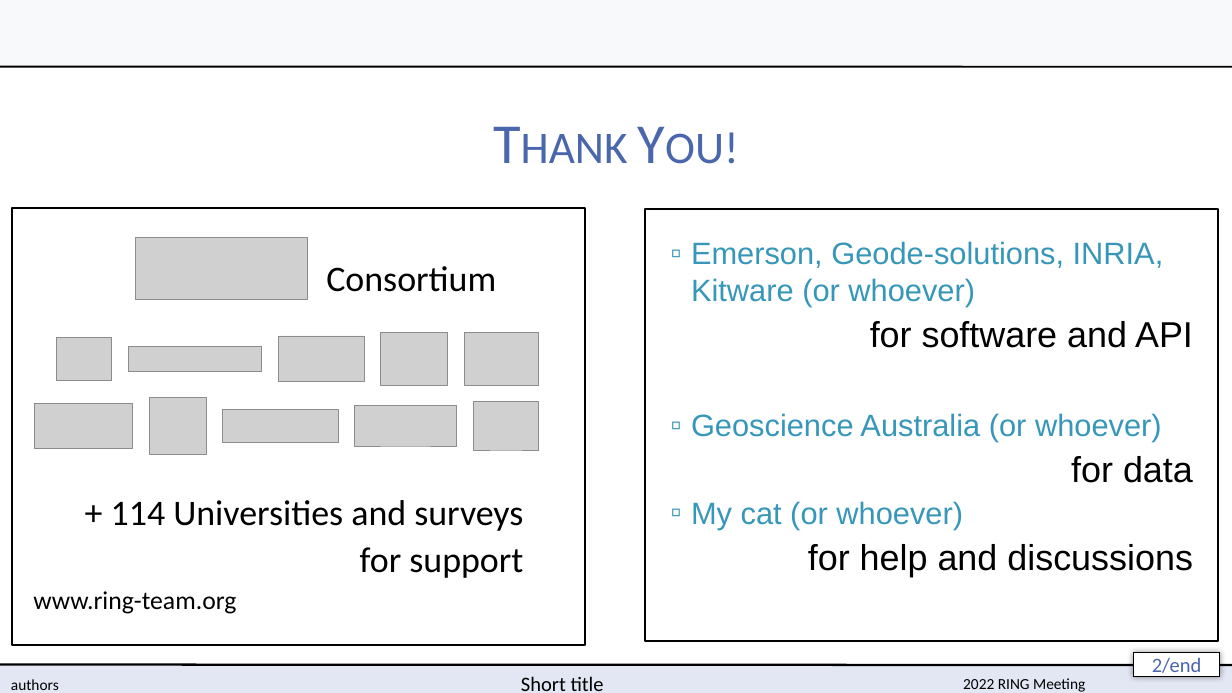
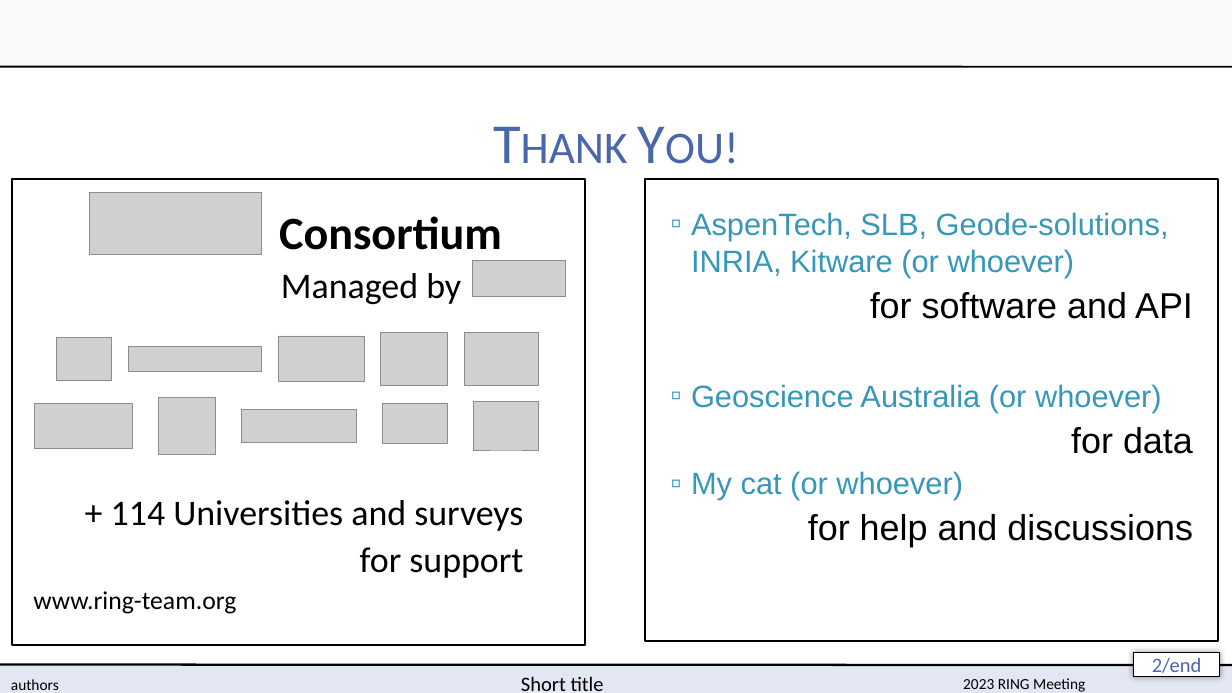
Before and after one commit to ring-papers/RINGMeeting_template, a slide deck: slide 2 of slides/RINGMeeting_slides.potx. Drawn at 1232x693 pixels with LibreOffice and Linux fonts; fonts in the diff are those of the drawing; grey boxes stand for pictures; background and template pictures are left out. Boxes give left, top, right and bottom in pixels: in the first picture for what was removed or moved away, otherwise in the second. Text is boxed around its words. In the diff, an @@ line names an element or a change of style, - is before the commit and + after.

Commit message:
Update for 2023 RING Meeting + small additions and corrections to the instructions.

```diff
--- a/slides/RINGMeeting_slides.potx
+++ b/slides/RINGMeeting_slides.potx
@@ rectangle: place and size @@
-rectangle at [12,208,585,644]
+rectangle at [12,179,585,645]
@@ rectangle "AspenTech, SLB, Geode-solutions, INRIA, Kitware ...": place and size @@
-rectangle "AspenTech, SLB, Geode-solutions, INRIA, Kitware ..." at [645,209,1218,641]
+rectangle "AspenTech, SLB, Geode-solutions, INRIA, Kitware ..." at [645,179,1218,641]
@@ picture: place and size @@
-picture at [136,238,308,300]
+picture at [90,192,262,255]
@@ text "Consortium": place and size @@
-text "Consortium" at [326,266,496,292]
+text "Consortium" at [279,216,502,250]
@@ text "Consortium" at [279,216,502,250]: size 28 to 36 pt, bold on @@
@@ text in rectangle at [691,212,1169,277]: text changed @@
-▫ Emerson, Geode-solutions, INRIA, Kitware (or whoever)
+▫ AspenTech, SLB, Geode-solutions, INRIA, Kitware (or whoever)
@@ picture added at [473,261,566,298] @@
@@ text added at [281,273,461,304], 28 pt, text #000000 @@
+Managed by
@@ picture: place and size @@
-picture at [149,397,206,455]
+picture at [158,397,215,455]
@@ picture: place and size @@
-picture at [223,409,338,443]
+picture at [241,409,357,443]
@@ picture: place and size @@
-picture at [355,406,457,445]
+picture at [383,404,448,444]
@@ text at [963,678,1085,692]: text changed @@
-2022 RING Meeting
+2023 RING Meeting
```
Also in this commit, not shown: 7 other files.
